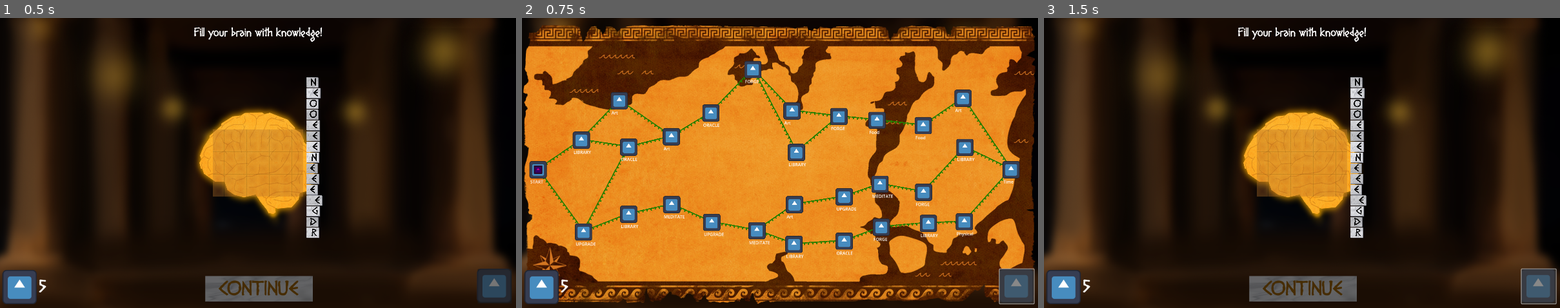
Above: before the commit, frames 1-3 (left to right).
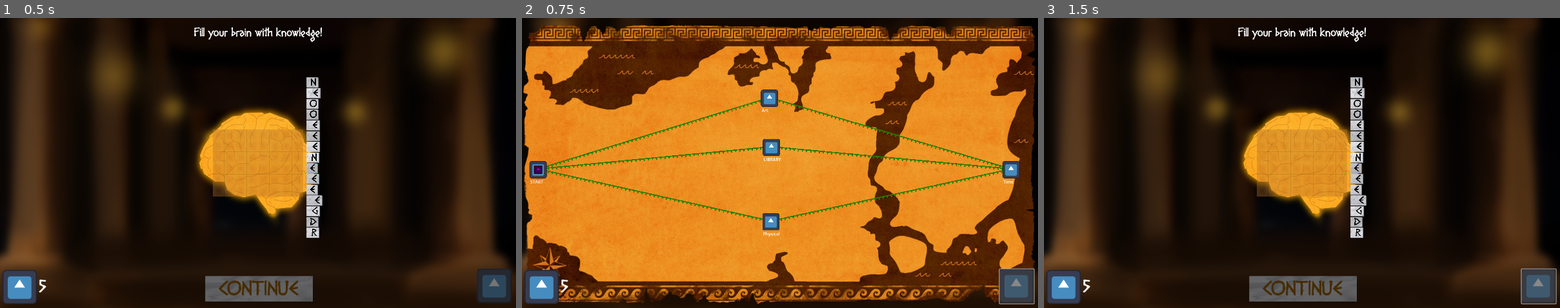
Above: after the commit, the same moments.

Repository: hulien22/ldjam54
Game: Godot game, scene res://scenes/main.tscn
The game is run twice, just before and just after one commit, with the same random seed, the same clock (stepped at 60 frames per second) and the same inputs. The engine's default icon, where the game draws it, is replaced by a stand-in: a white triangle on a blue panel in a dark square.
Inputs (mouse positions are in pixels of both pictures, inside the frame that each line leads up to):
- Up to frame 1 (0.5 s): no input
- Up to frame 2 (0.75 s): click (1017, 287) at 0.5 s
- Up to frame 3 (1.5 s): click (1539, 287) at 1.25 s

Frame 1 is identical in both runs. In frame 2, 9.3% of the frame differs, in the area x 4-94%, y 14-83%; in frame 3, nothing differs.

Commit message:
retrying bosses

Diff:
--- a/scenes/combat.tscn
+++ b/scenes/combat.tscn
@@ -87,6 +87,34 @@
 position = Vector2(945, 994)
 text = "DEBATE!"
 
+[node name="RetryBox" type="Node2D" parent="."]
+visible = false
+
+[node name="ColorRect" type="ColorRect" parent="RetryBox"]
+visible = false
+offset_left = 5.0
+offset_top = 5.0
+offset_right = 1919.0
+offset_bottom = 1076.0
+color = Color(0.384314, 0.376471, 0.768627, 1)
+
+[node name="Label" type="Label" parent="RetryBox"]
+offset_left = 27.0
+offset_top = 23.0
+offset_right = 1881.0
+offset_bottom = 888.0
+text = "\"I don't fully understand your argument..\"
+
+\"I'll give you another chance to do better.\""
+label_settings = SubResource("LabelSettings_8kaqr")
+horizontal_alignment = 1
+vertical_alignment = 1
+autowrap_mode = 3
+
+[node name="Button" parent="RetryBox" instance=ExtResource("2_e6uob")]
+position = Vector2(945, 994)
+text = "REPHRASE"
+
 [node name="PickSideBox" type="Node2D" parent="."]
 visible = false
 
--- a/scripts/combat.gd
+++ b/scripts/combat.gd
@@ -7,6 +7,7 @@
 	JUDGING,
 	RESULTS,
 	REWARDS,
+	RETRY,
 }
 
 var difficulty_: int = 0;
@@ -62,7 +63,10 @@
 			emit_signal("start_combat_phase", brain_posn);
 			#enable clicking words
 #			$ConstructArgBox/Brain.set_click_only()
-			$ConstructArgBox/Button.connect("on_pressed", self._submit_debate);
+			word_tiles.clear();
+			render_argument();
+			if !$ConstructArgBox/Button.is_connected("on_pressed", self._submit_debate):
+				$ConstructArgBox/Button.connect("on_pressed", self._submit_debate);
 			$ConstructArgBox.show();
 		COMBAT_PHASE.JUDGING:
 			$ConstructArgBox.hide();
@@ -77,10 +81,16 @@
 			$ResultsBox/Score2.text = str(result_scores[1]);
 			$ResultsBox/Score3.text = str(result_scores[2]);
 			$ResultsBox/ScoreTotal.text = str(avg_score());
-			$ResultsBox/Button.connect("on_pressed", self._return_to_map);
+			if !$ResultsBox/Button.is_connected("on_pressed", self._after_results):
+				$ResultsBox/Button.connect("on_pressed", self._after_results);
 			# really need this on a delay for game overs..
 			emit_signal("take_damage");
 			$ResultsBox.show();
+		COMBAT_PHASE.RETRY:
+			$ResultsBox.hide();
+			if !$RetryBox/Button.is_connected("on_pressed", self._try_rephrase):
+				$RetryBox/Button.connect("on_pressed", self._try_rephrase);
+			$RetryBox.show();
 
 func _move_to_next_phase():
 	combat_phase_ += 1;
@@ -149,8 +159,18 @@
 
 	# TODO special handling for "[5, The argument is unrelated to the prompt.]", "[5, The argument does not address the prompt.]"
 
-func _return_to_map():
-	end_scene.emit(avg_score());
+func _after_results():
+	if is_boss && avg_score() < 5.0:
+		# try again
+		combat_phase_ = COMBAT_PHASE.RETRY;
+		start_phase();
+	else:
+		end_scene.emit(avg_score());
+
+func _try_rephrase():
+	combat_phase_ = COMBAT_PHASE.CONSTRUCT_ARGUMENT;
+	start_phase();
+	$RetryBox.hide();
 
 func add_word_tile(word_tile: WordTile, add: bool):
 	if add:
@@ -164,6 +184,10 @@
 	for word_tile in word_tiles:
 		s += word_tile.word + " ";
 	$ConstructArgBox/Label2.text = s;
+	if s == "":
+		$ConstructArgBox/Button.set_enabled(false);
+	else:
+		$ConstructArgBox/Button.set_enabled(true);
 
 func avg_score() -> float:
 	if result_scores.size() < 3:
--- a/scripts/main.gd
+++ b/scripts/main.gd
@@ -33,6 +33,7 @@
 	stage = 0
 	show_brain(false);
 	map = map_scene.instantiate()
+	map.length = 1;
 	map.set_stage(stage);
 	map.connect("moved_to_location", _on_moved_to_location)
 	brain_preview = brain_preview_scene.instantiate()
@@ -130,6 +131,7 @@
 	if current_node != null:
 		if on_boss:
 			next_stage()
+			update_health(10);
 		$SceneHolder.remove_child(current_node)
 		current_node.queue_free();
 	show_brain(false);
@@ -181,8 +183,12 @@
 		# change stuff in the node, description, category
 	else:
 		node = upgrade_scene.instantiate()
-		node.num_upgrades_available = 2;
-		node.title = "Great work! Your brain expands from your success!";
+		if on_boss:
+			node.title = "You did it! Your brain expands significantly from your accomplishment!";
+			node.num_upgrades_available = 6;
+		else:
+			node.num_upgrades_available = 2;
+			node.title = "Great work! Your brain expands from your success!";
 		node.connect("start_upgrade_phase", _start_upgrade_phase);
 		node.connect("end_upgrade_phase", _end_upgrade_phase);
 		node.connect("leave_upgrade_phase", _leave_upgrade_phase);
@@ -355,6 +361,7 @@
 	else:
 		$UI/Ego/Label2.hide();
 
+	# todo move this to after combat. only calculate then so player can see results screen.
 	if health == 0:
 		#GAME OVER
 		var node = game_over_scene.instantiate();
